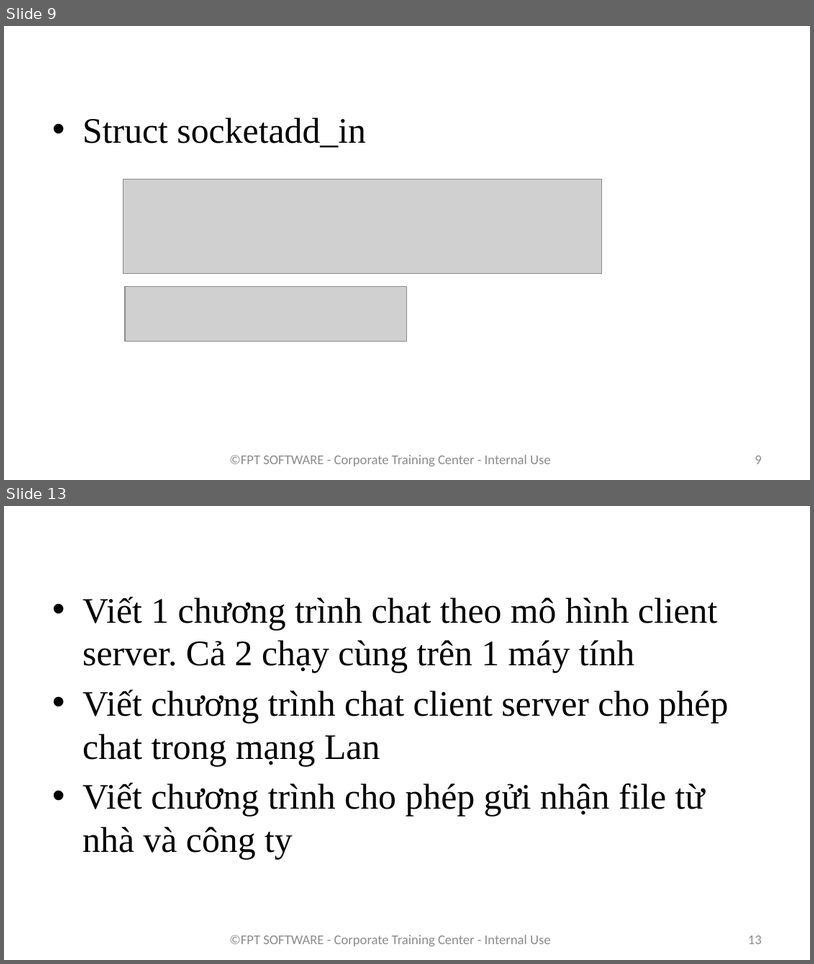
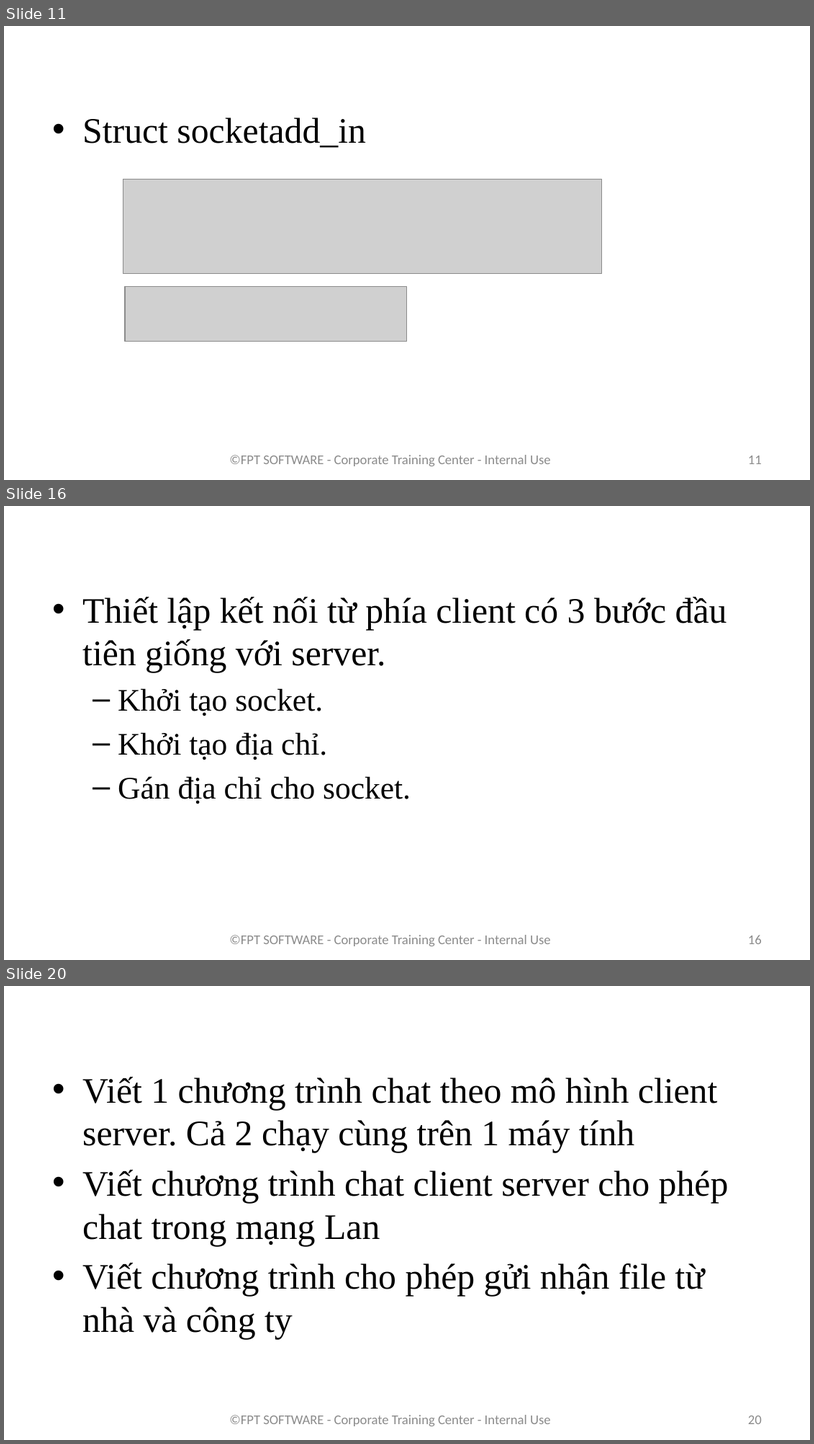
Before and after one commit to phuthodien/training_linux_embedded_v2, a slide deck: Bai 9/Lập trình với socket.pptx. Shown one above the other, each under a label of ours: slides 9 and 13 before the commit, slides 11, 16 and 20 after it; the slides between them are not shown. The pictures are 814x964 and 814x1444 pixels, drawn with LibreOffice and Linux fonts; fonts in the diff are those of the drawing; grey boxes stand for pictures; background and template pictures are left out. Boxes give left, top, right and bottom in pixels: in the first picture for what was removed or moved away, otherwise in the second. Text is boxed around its words. In the diff, an @@ line names an element or a change of style, - is before the commit and + after.

```diff
--- a/Bai 9/Lập trình với socket.pptx
+++ b/Bai 9/Lập trình với socket.pptx
@@ slide 16 added at <box>4,506,810,960</box>, background picture (left out) @@
@@ text added at <box>82,597,728,803</box>, 32 pt, text #000000 @@
+• Thiết lập kết nối từ phía client có 3 bước đầu tiên giống với server.
+  – Khởi tạo socket.
+  – Khởi tạo địa chỉ.
+  – Gán địa chỉ cho socket.
@@ text added at <box>229,934,551,946</box>, 12 pt, text #8C8C8C @@
+©FPT SOFTWARE - Corporate Training Center - Internal Use
@@ page number added at <box>748,934,762,944</box>, 12 pt, text #8C8C8C @@
+16
@@ what was slide 9 is now slide 11 @@
@@ page number at <box>748,455,762,464</box>: text changed @@
-9
+11
@@ what was slide 13 is now slide 20 @@
@@ page number at <box>748,1415,762,1424</box>: text changed @@
-13
+20
```
Also in this commit, not shown: 3 slides changed, 6 other slides added, 28 other files.
